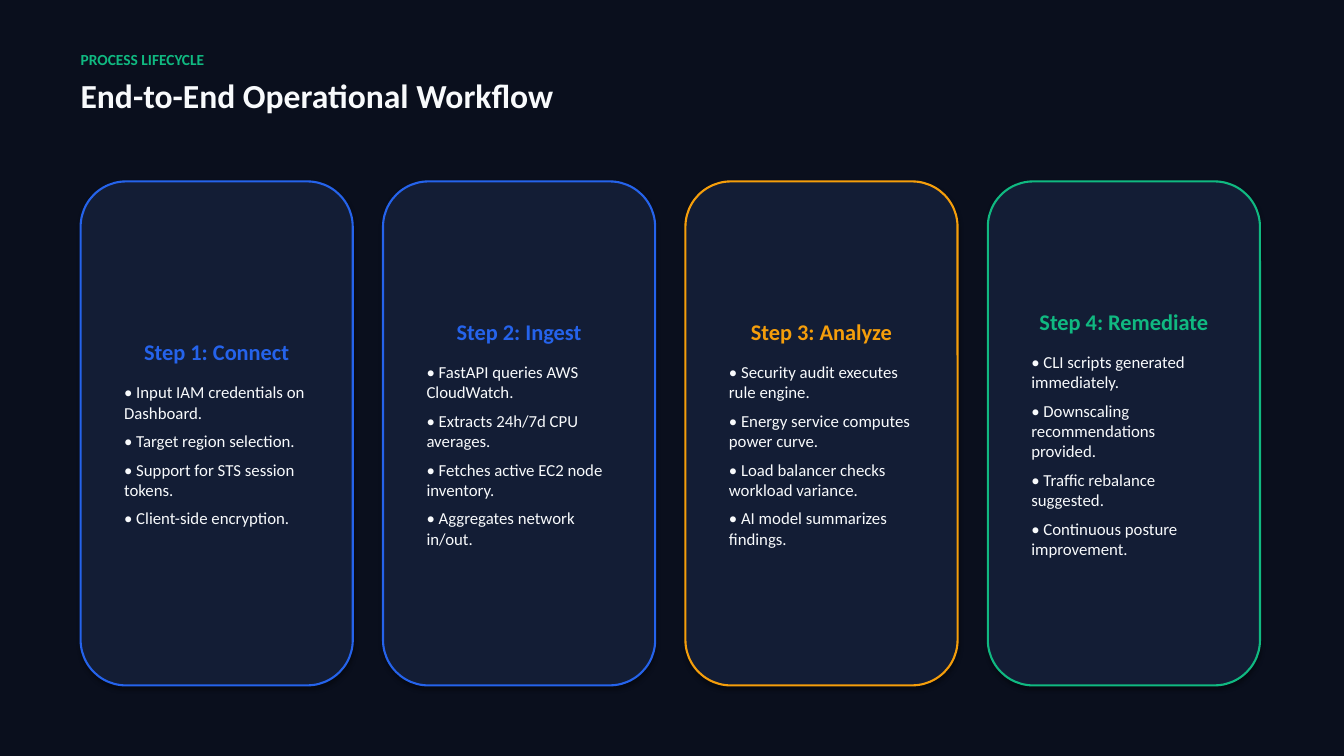
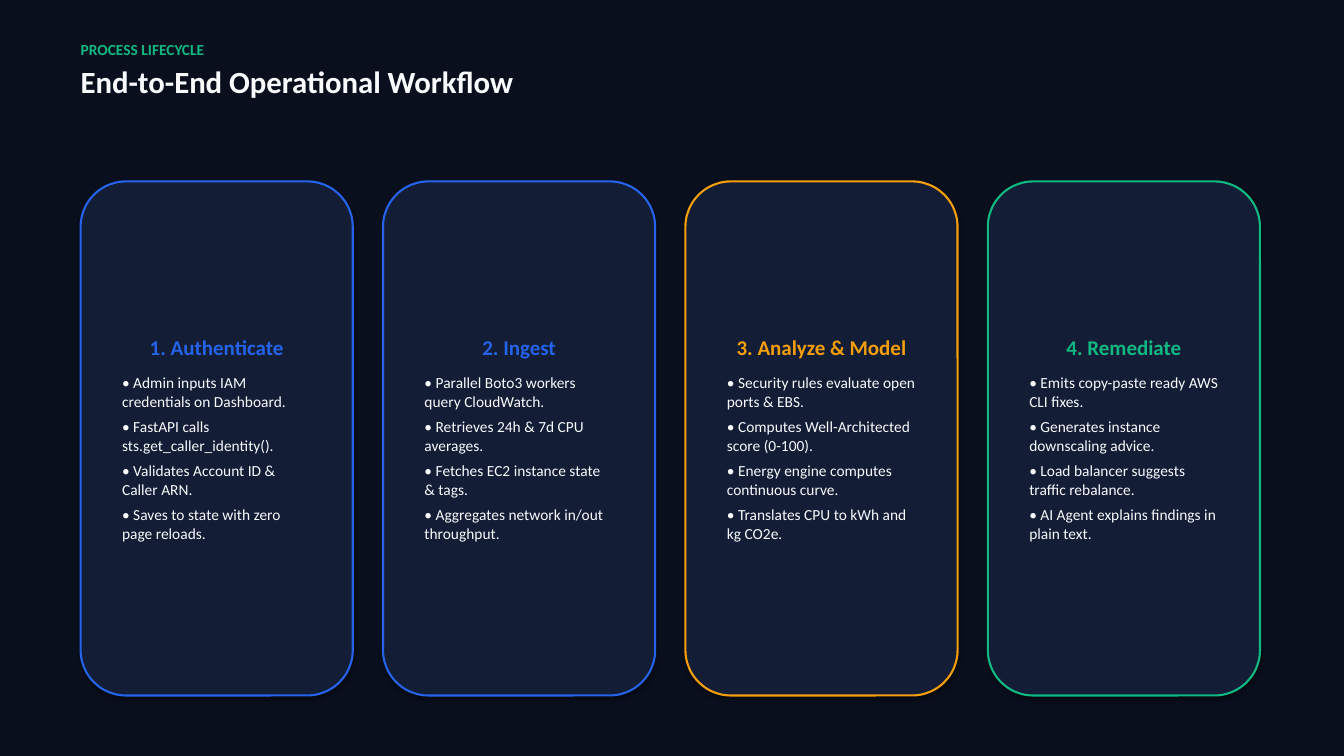
Before and after one commit to SMOS555/Cloudmind, a slide deck: slide 5 of CloudMind_AI_Project_Presentation.pptx (slide 6 before the commit). Drawn at 1344x756 pixels with LibreOffice and Linux fonts; fonts in the diff are those of the drawing. Boxes give left, top, right and bottom in pixels: in the first picture for what was removed or moved away, otherwise in the second. Text is boxed around its words. In the diff, an @@ line names an element or a change of style, - is before the commit and + after.

```diff
--- a/CloudMind_AI_Project_Presentation.pptx
+++ b/CloudMind_AI_Project_Presentation.pptx
@@ text "PROCESS LIFECYCLE": place and size @@
-text "PROCESS LIFECYCLE" at box(81, 55, 553, 114)
+text "PROCESS LIFECYCLE" at box(81, 45, 513, 98)
@@ text at box(81, 71, 513, 98): size 24 to 22 pt in "End-to-End Operational Workflow"; less space between paragraphs @@
@@ rounded rectangle "1. Authenticate": place and size @@
-rounded rectangle "1. Authenticate" at box(81, 181, 353, 686)
+rounded rectangle "1. Authenticate" at box(81, 181, 353, 696)
@@ rounded rectangle "2. Ingest": place and size @@
-rounded rectangle "2. Ingest" at box(383, 181, 655, 686)
+rounded rectangle "2. Ingest" at box(383, 181, 655, 696)
@@ rounded rectangle "3. Analyze & Model": place and size @@
-rounded rectangle "3. Analyze & Model" at box(686, 181, 958, 686)
+rounded rectangle "3. Analyze & Model" at box(686, 181, 958, 696)
@@ rounded rectangle "4. Remediate": place and size @@
-rounded rectangle "4. Remediate" at box(988, 181, 1260, 686)
+rounded rectangle "4. Remediate" at box(988, 181, 1260, 696)
@@ text in rounded rectangle at box(122, 340, 286, 542): text changed; size 12 to 11 pt @@
-Step 1: Connect
-• Input IAM credentials on Dashboard.
-• Target region selection.
-• Support for STS session tokens.
-• Client-side encryption.
+1. Authenticate
+• Admin inputs IAM credentials on Dashboard.
+• FastAPI calls sts.get_caller_identity().
+• Validates Account ID & Caller ARN.
+• Saves to state with zero page reloads.
@@ text in rounded rectangle at box(424, 341, 603, 542): text changed; size 12 to 11 pt @@
-Step 2: Ingest
-• FastAPI queries AWS CloudWatch.
-• Extracts 24h/7d CPU averages.
-• Fetches active EC2 node inventory.
-• Aggregates network in/out.
+2. Ingest
+• Parallel Boto3 workers query CloudWatch.
+• Retrieves 24h & 7d CPU averages.
+• Fetches EC2 instance state & tags.
+• Aggregates network in/out throughput.
@@ text in rounded rectangle at box(727, 340, 915, 542): text changed; size 12 to 11 pt @@
-Step 3: Analyze
-• Security audit executes rule engine.
-• Energy service computes power curve.
-• Load balancer checks workload variance.
-• AI model summarizes findings.
+3. Analyze & Model
+• Security rules evaluate open ports & EBS.
+• Computes Well-Architected score (0-100).
+• Energy engine computes continuous curve.
+• Translates CPU to kWh and kg CO2e.
@@ text in rounded rectangle at box(1029, 340, 1218, 542): text changed; size 12 to 11 pt @@
-Step 4: Remediate
-• CLI scripts generated immediately.
-• Downscaling recommendations provided.
-• Traffic rebalance suggested.
-• Continuous posture improvement.
+4. Remediate
+• Emits copy-paste ready AWS CLI fixes.
+• Generates instance downscaling advice.
+• Load balancer suggests traffic rebalance.
+• AI Agent explains findings in plain text.
```
Also in this commit, not shown: 7 other slides changed, 9 slides added, 6 slides removed, 10 other files.
